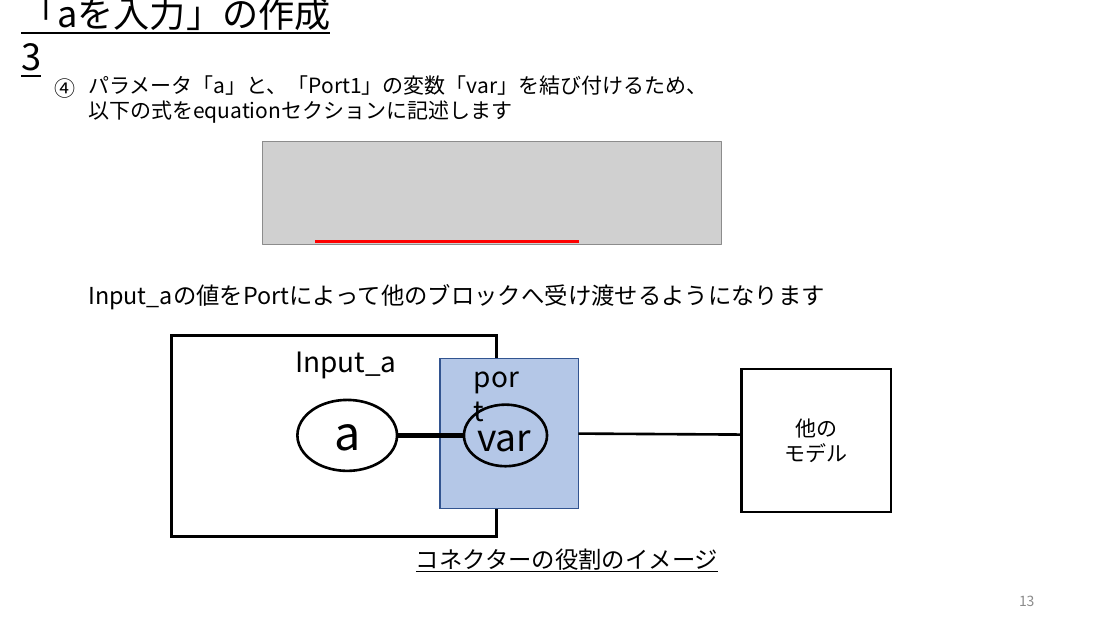
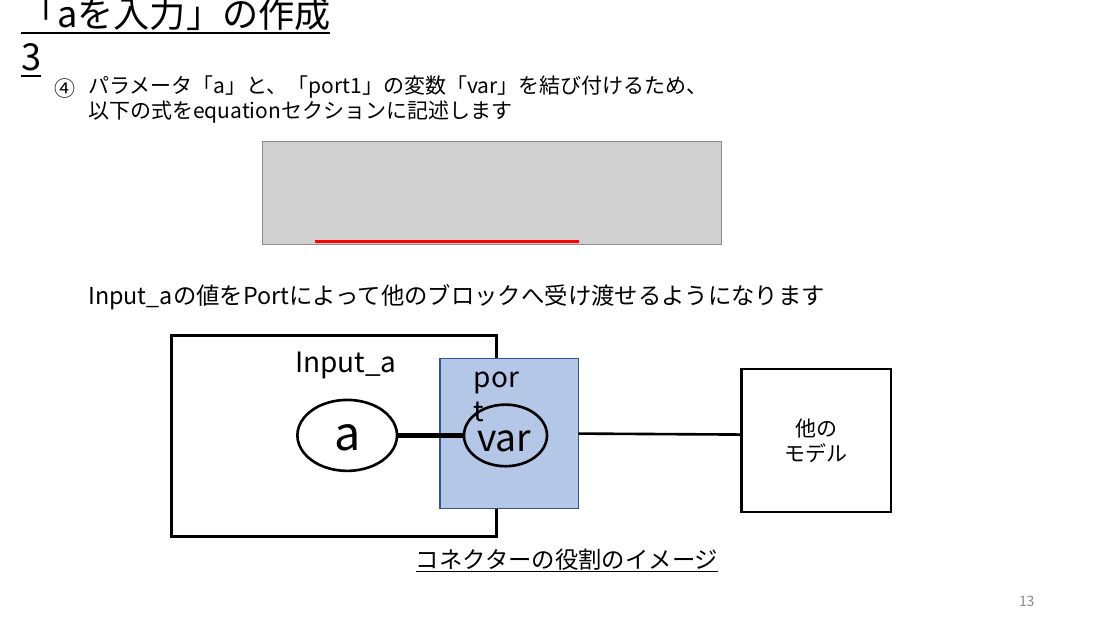
Before and after one commit to UedaShigenori/OpenModelica_Tutorials_Ja, a slide deck: slide 13 of 5_CustomizeModel3_OnePlusOne/OpenModelica_Tutorials_5.pptx. Drawn at 1120x630 pixels with LibreOffice and Linux fonts; fonts in the diff are those of the drawing; grey boxes stand for pictures. Boxes give left, top, right and bottom in pixels: in the first picture for what was removed or moved away, otherwise in the second. Text is boxed around its words. In the diff, an @@ line names an element or a change of style, - is before the commit and + after.

Commit message:
誤字など修正

```diff
--- a/5_CustomizeModel3_OnePlusOne/OpenModelica_Tutorials_5.pptx
+++ b/5_CustomizeModel3_OnePlusOne/OpenModelica_Tutorials_5.pptx
@@ text at bbox=[88, 75, 707, 98]: text changed @@
-パラメータ「a」と、「Port1」の変数「var」を結び付けるため、
+パラメータ「a」と、「port1」の変数「var」を結び付けるため、
```
